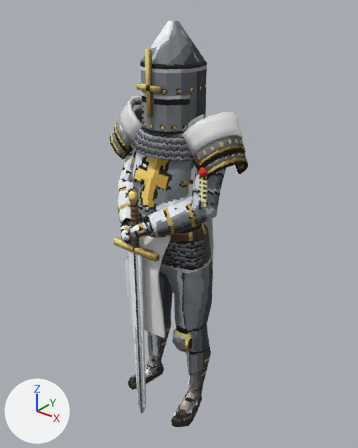
An edit to the glTF model client/assets/units/holy-warrior.glb, drawn before and after from the same camera.
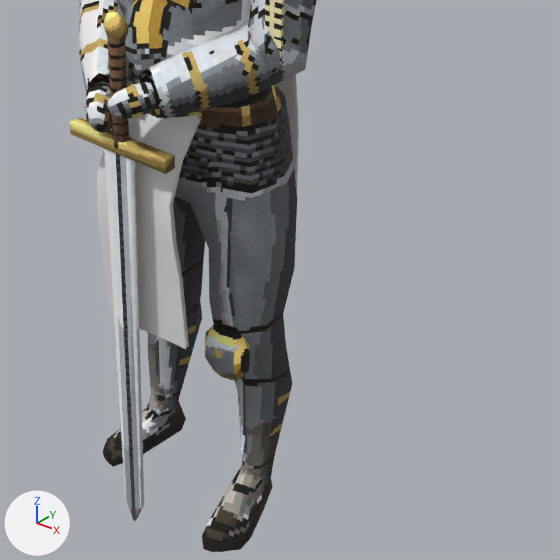
Old and new are each drawn whole from a camera (50 mm lens) standing at (0.839, -1.027, 1.284) and looking at (0.016, 0.002, 0.646) and again close up on the part from 23% to 92% of the width and 41% to 96% of the height. Lighting does not change. The marker at lower left points along +X, +Y and +Z. The older version's two pictures come first. Vertices at exactly the same position are counted once.

In view in the first close-up: 'Accent', 'Body', 'Chest', 'Weapon'.
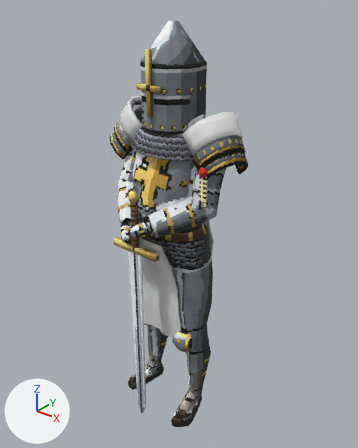
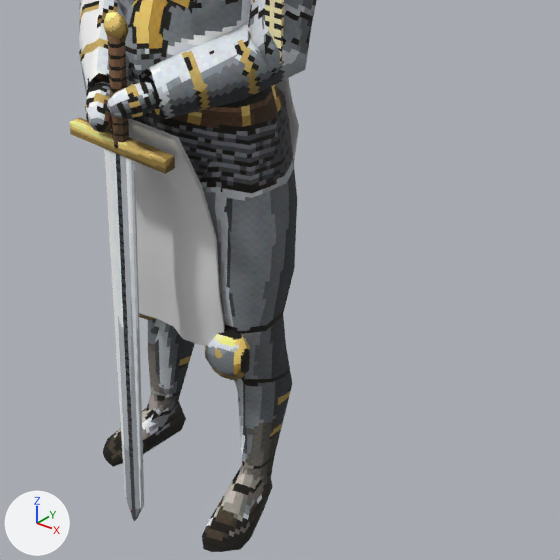
Changed parts and their boxes [x1, y1, x2, y2] in the close-ups (560 x 560 px):
'Accent', reshaped (6% wider): before [97, 74, 299, 349]; after [84, 78, 299, 346]
part 1 of me_accent, rebuilt: before [97, 113, 199, 349]; after [84, 105, 224, 346]
part 2 of me_accent, rebuilt (mostly hidden): before [170, 119, 201, 347]; after [128, 118, 225, 329]
part 3 of me_accent, rebuilt (mostly hidden afterwards): before [275, 75, 297, 175]; after [286, 78, 299, 161]
part 4 of me_accent, deleted (mostly hidden): before [294, 74, 299, 190]

The edits, one by one:
me_accent is used by ob_accent; location (0.0, 0.0, 0.0).
me_accent had 254 vertices, 424 faces and spanned x -0.193..0.193, y -0.156..0.114, z 0.332..0.996.
me_accent now has 396 vertices, 664 faces and spans x -0.193..0.193, y -0.154..0.1, z 0.305..0.996.
me_accent part 1: the loose piece of 28 vertices spanning x -0.066..0.078, y -0.156..-0.099, z 0.34..0.66 is rebuilt with 63 vertices and now spans x -0.087..0.089, y -0.154..-0.075, z 0.305..0.654.
me_accent part 2: the loose piece of 28 vertices spanning x -0.065..0.078, y -0.151..-0.095, z 0.34..0.656 is rebuilt with 63 vertices and now spans x -0.086..0.086, y -0.149..-0.071, z 0.305..0.656.
me_accent part 3: the loose piece of 27 vertices spanning x -0.065..0.066, y 0.095..0.109, z 0.332..0.656 is rebuilt with 63 vertices and now spans x -0.087..0.088, y 0.068..0.098, z 0.305..0.657.
me_accent part 4: 27 vertices removed from x -0.065..0.065, y 0.1..0.114, z 0.332..0.657.
Other edits to the shape of me_accent do not show in these pictures.
